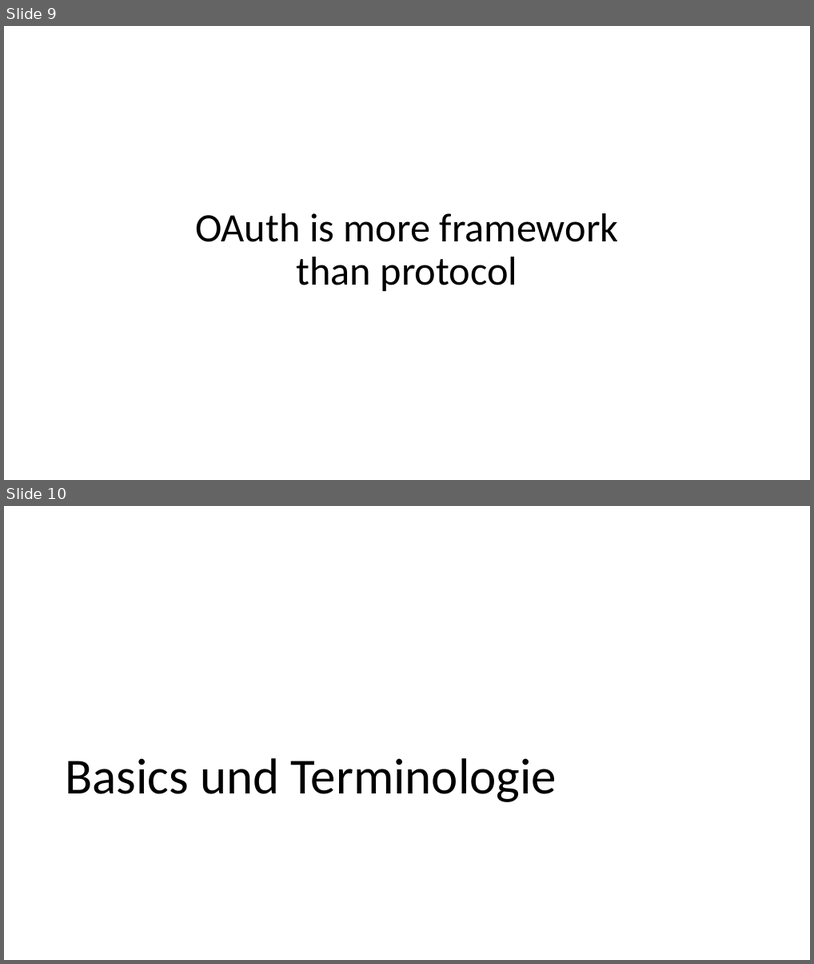
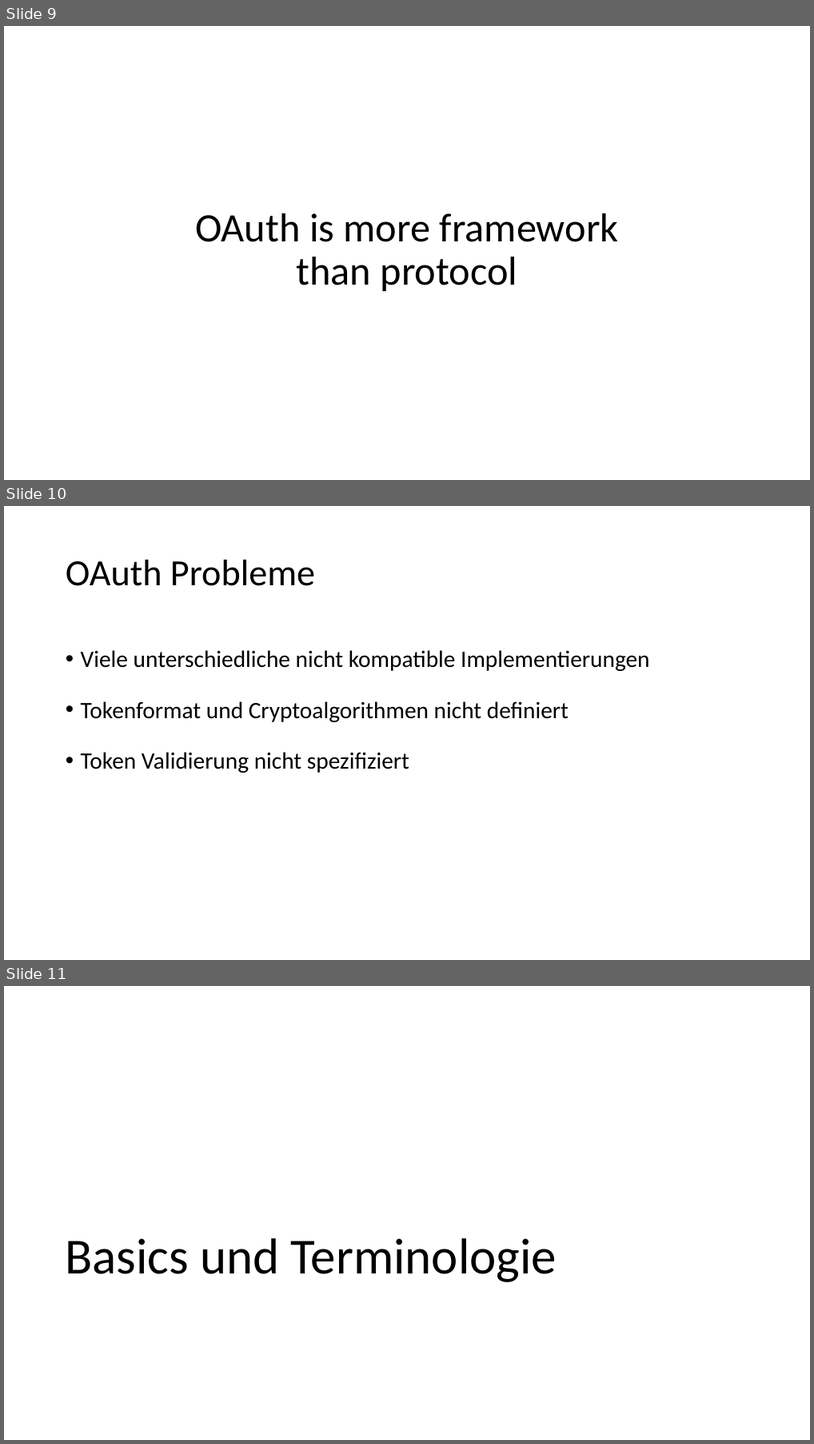
Before and after one commit to danielwagn3r/openid-workshop, a slide deck: OpenID & OAuth.pptx. Shown one above the other, each under a label of ours: slides 9 and 10 before the commit, slides 9, 10 and 11 after it. The pictures are 814x964 and 814x1444 pixels, drawn with LibreOffice and Linux fonts; fonts in the diff are those of the drawing. Boxes give left, top, right and bottom in pixels: in the first picture for what was removed or moved away, otherwise in the second. Text is boxed around its words. In the diff, an @@ line names an element or a change of style, - is before the commit and + after.

```diff
--- a/OpenID & OAuth.pptx
+++ b/OpenID & OAuth.pptx
@@ slide 10 added at [4, 506, 810, 960], background #FFFFFF @@
@@ title added at [66, 560, 315, 586], 44 pt, text #000000 @@
+OAuth Probleme
@@ text added at [81, 650, 650, 772], 28 pt, text #000000 @@
+• Viele unterschiedliche nicht kompatible Implementierungen
+• Tokenformat und Cryptoalgorithmen nicht definiert
+• Token Validierung nicht spezifiziert
@@ what was slide 10 is now slide 11 @@
```
Also in this commit, not shown: 14 slides changed, 4 other slides added, 1 slide removed.
